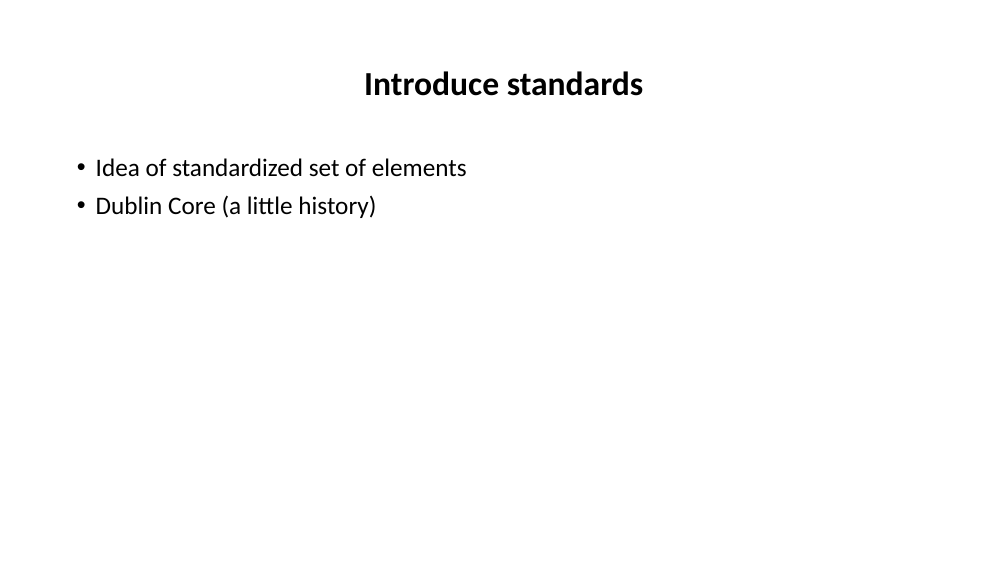
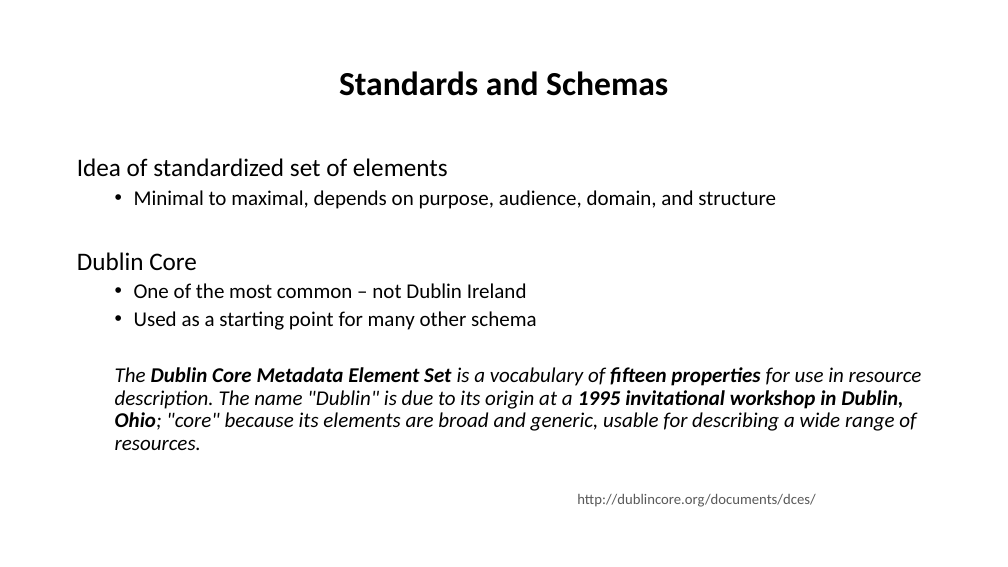
Before and after one commit to tibbben/teaching.data.literacy, a slide deck: slide 18 of UM_DataManagementClass/Lessons/08/08_FirstMeeting.pptx (slide 13 before the commit). Drawn at 1008x567 pixels with LibreOffice and Linux fonts; fonts in the diff are those of the drawing. Boxes give left, top, right and bottom in pixels: in the first picture for what was removed or moved away, otherwise in the second. Text is boxed around its words. In the diff, an @@ line names an element or a change of style, - is before the commit and + after.

```diff
--- a/UM_DataManagementClass/Lessons/08/08_FirstMeeting.pptx
+++ b/UM_DataManagementClass/Lessons/08/08_FirstMeeting.pptx
@@ title at <box>339,71,668,96</box>: text changed @@
-Introduce standards
+Standards and Schemas
@@ text at <box>77,158,448,177</box>: bullet • to none @@
@@ text at <box>77,190,922,450</box>: text changed; size 24 to 20 pt; italic on @@
-• Dublin Core (a little history)
+  • Minimal to maximal, depends on purpose, audience, domain, and structure
+Dublin Core
+  • One of the most common – not Dublin Ireland
+  • Used as a starting point for many other schema
+  The Dublin Core Metadata Element Set is a vocabulary of fifteen properties for use in resource description. The name "Dublin" is due to its origin at a 1995 invitational workshop in Dublin, Ohio; "core" because its elements are broad and generic, usable for describing a wide range of resources.
@@ text added at <box>577,494,815,507</box>, 14 pt, text #595959 @@
+http://dublincore.org/documents/dces/
```
Also in this commit, not shown: 5 other slides changed, 5 slides added, 1 slide removed, 3 other files.
